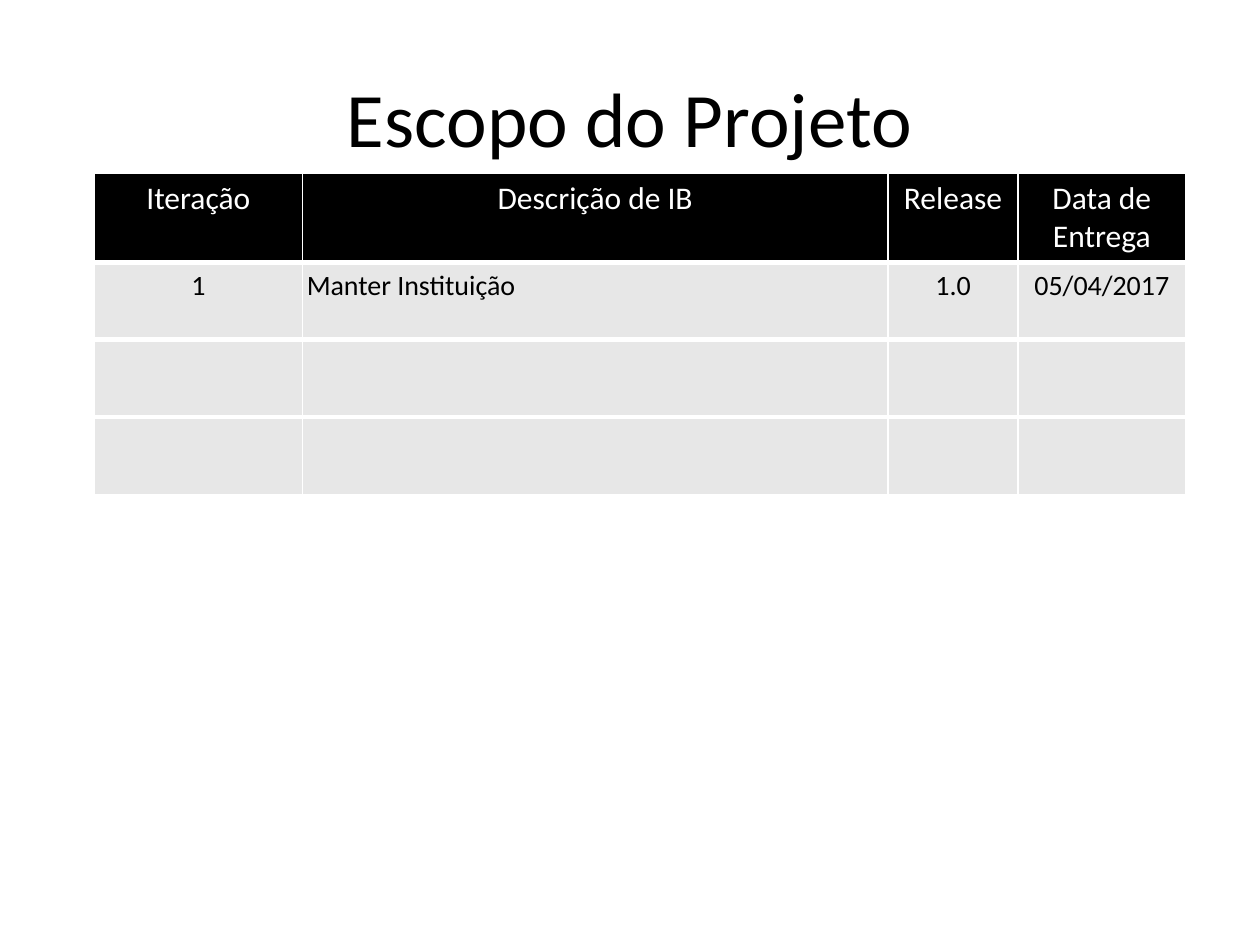
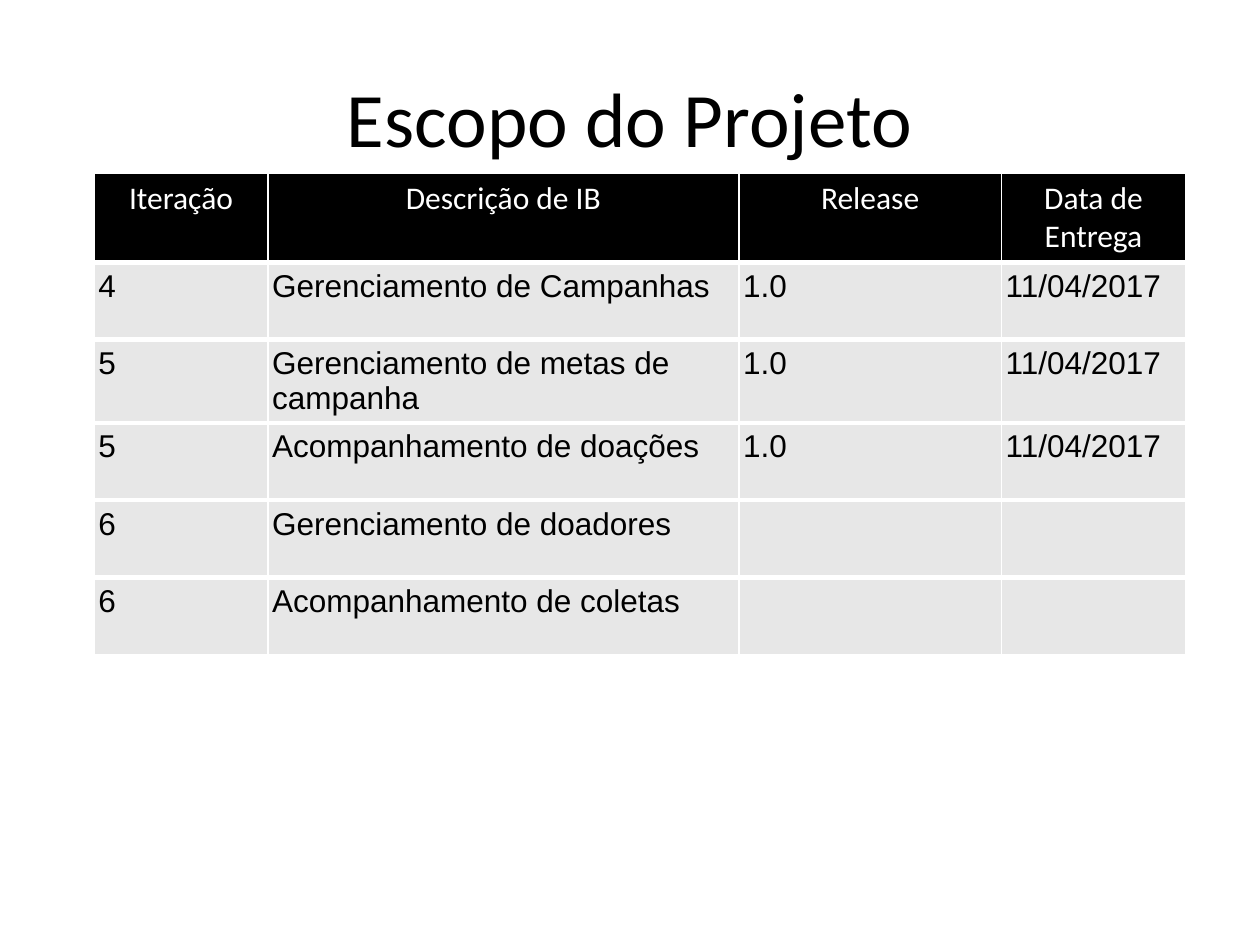
Before and after one commit to AjudeMais/ajudeMais-Projeto, a slide deck: slide 12 of Projeto-AjudeMais/000-Gerência de Projeto/PPJ-Plano de Projeto.pptx (slide 11 before the commit). Drawn at 1260x945 pixels with LibreOffice and Linux fonts; fonts in the diff are those of the drawing. Boxes give left, top, right and bottom in pixels: in the first picture for what was removed or moved away, otherwise in the second. Text is boxed around its words. In the diff, an @@ line names an element or a change of style, - is before the commit and + after.

```diff
--- a/Projeto-AjudeMais/000-Gerência de Projeto/PPJ-Plano de Projeto.pptx
+++ b/Projeto-AjudeMais/000-Gerência de Projeto/PPJ-Plano de Projeto.pptx
@@ table at (94,173,1186,645) @@
-row 2: 1 | Manter Instituição | 1.0 | 05/04/2017
-row 3:  |  |  | 
-row 4:  |  |  | 
+row 2: 4 | Gerenciamento de Campanhas | 1.0 | 11/04/2017
+row 3: 5 | Gerenciamento de metas de campanha | 1.0 | 11/04/2017
+row 4: 5 | Acompanhamento de doações | 1.0 | 11/04/2017
+row 5: 6 | Gerenciamento de doadores |  | 
+row 6: 6 | Acompanhamento de coletas |  | 
```
Also in this commit, not shown: 3 other slides changed, 1 slide added, 1 other file.
